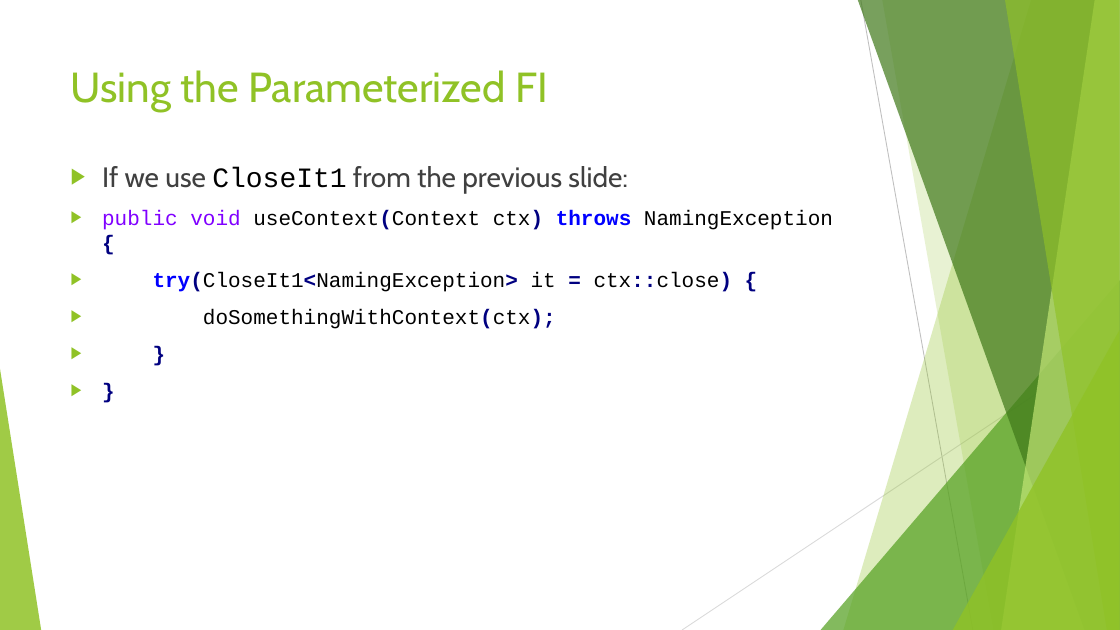
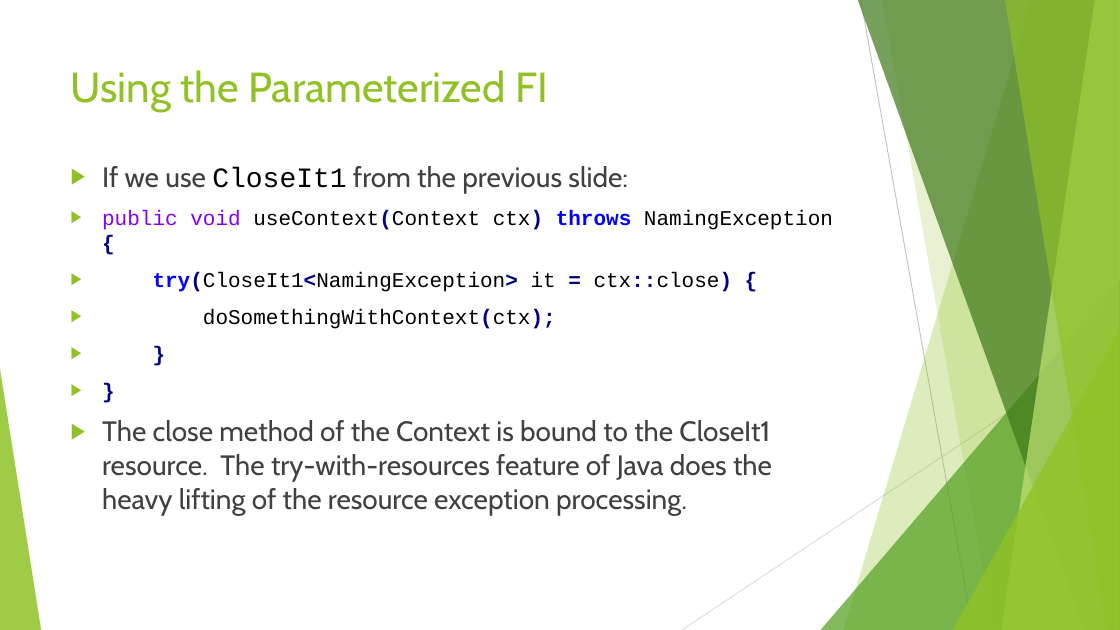
Before and after one commit to RichardRoda/2017-CodePaLOUsa-Lambda, a slide deck: slide 45 of Learning to Love the Lambda in the Stream.pptx. Drawn at 1120x630 pixels with LibreOffice and Linux fonts; fonts in the diff are those of the drawing. Boxes give left, top, right and bottom in pixels: in the first picture for what was removed or moved away, otherwise in the second. Text is boxed around its words. In the diff, an @@ line names an element or a change of style, - is before the commit and + after.

Commit message:
In the AutoCloseable section: Improve explanation of decorator pattern.  Mention that the lambda returned by the decorator pattern itself implements the adapter pattern (to adapt the exceptions).

```diff
--- a/Learning to Love the Lambda in the Stream.pptx
+++ b/Learning to Love the Lambda in the Stream.pptx
@@ text at (102,420,772,515): paragraph added @@
+▶ The close method of the Context is bound to the CloseIt1 resource. The try-with-resources feature of Java does the heavy lifting of the resource exception processing.
```
Also in this commit, not shown: 16 other slides changed, 1 slide added, 1 other file.
